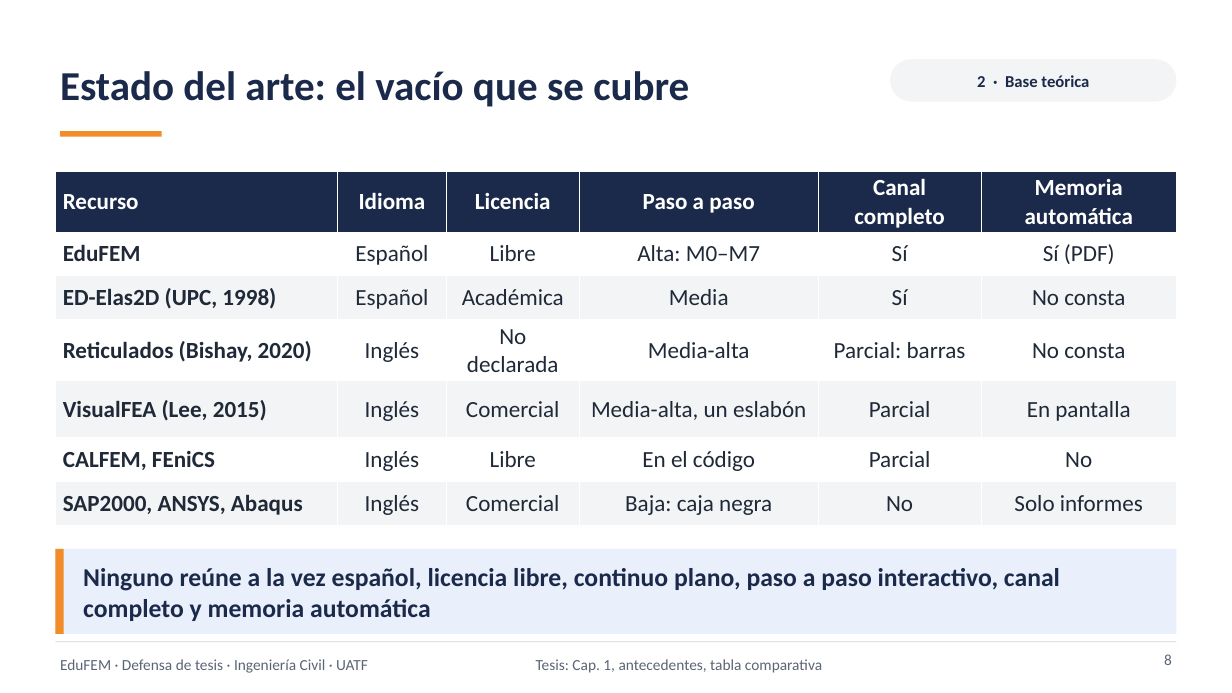
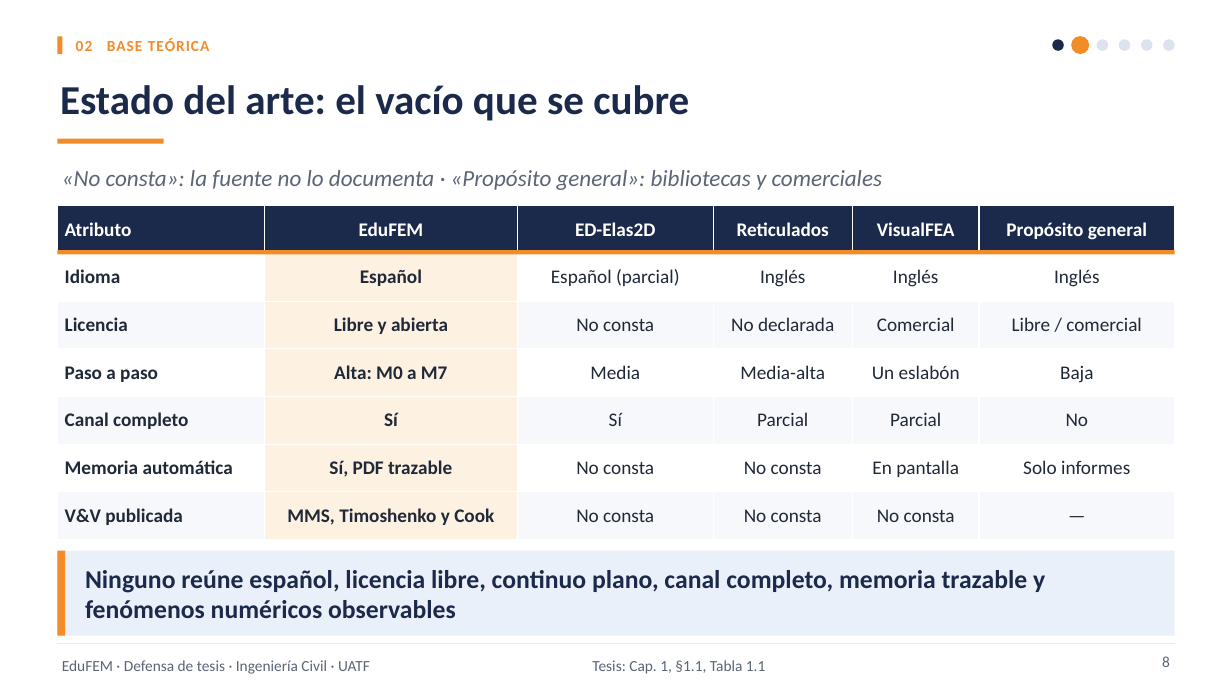
Before and after one commit to Sucullani/SoftwareED, a slide deck: slide 8 of tesis/presentacion/Defensa_EduFEM.pptx. Drawn at 1232x693 pixels with LibreOffice and Linux fonts; fonts in the diff are those of the drawing. Boxes give left, top, right and bottom in pixels: in the first picture for what was removed or moved away, otherwise in the second. Text is boxed around its words. In the diff, an @@ line names an element or a change of style, - is before the commit and + after.

```diff
--- a/tesis/presentacion/Defensa_EduFEM.pptx
+++ b/tesis/presentacion/Defensa_EduFEM.pptx
@@ text "Estado del arte: el vacío ..." moved from (x1=60, y1=71, x2=689, y2=107) to (x1=60, y1=85, x2=689, y2=121) @@
@@ rectangle added at (x1=57, y1=37, x2=63, y2=55), fill #F28C28 @@
@@ text added at (x1=76, y1=38, x2=209, y2=51), 12 pt, text #F28C28, bold @@
+02 BASE TEÓRICA
@@ rounded rectangle removed at (x1=890, y1=59, x2=1177, y2=102) @@
-2 · Base teórica
@@ ellipse added at (x1=1053, y1=39, x2=1064, y2=50), fill #1B2A4A @@
@@ ellipse added at (x1=1071, y1=36, x2=1090, y2=55), fill #F28C28 @@
@@ ellipse added at (x1=1097, y1=39, x2=1108, y2=50), fill #DCE3EE @@
@@ ellipse added at (x1=1119, y1=39, x2=1130, y2=50), fill #DCE3EE @@
@@ ellipse added at (x1=1141, y1=39, x2=1153, y2=50), fill #DCE3EE @@
@@ ellipse added at (x1=1164, y1=39, x2=1175, y2=50), fill #DCE3EE @@
@@ rectangle resized from (x1=60, y1=131, x2=162, y2=137) to (x1=57, y1=139, x2=164, y2=144) @@
@@ text added at (x1=62, y1=170, x2=882, y2=190), 18 pt, text #5B6575, italic @@
+«No consta»: la fuente no lo documenta · «Propósito general»: bibliotecas y comerciales
@@ table at (x1=57, y1=206, x2=1176, y2=540) @@
-row 1: Recurso | Idioma | Licencia | Paso a paso | Canal completo | Memoria automática
+row 1: Atributo | EduFEM | ED-Elas2D | Reticulados | VisualFEA | Propósito general
-row 2: EduFEM | Español | Libre | Alta: M0–M7 | Sí | Sí (PDF)
+row 2: Idioma | Español | Español (parcial) | Inglés | Inglés | Inglés
-row 3: ED-Elas2D (UPC, 1998) | Español | Académica | Media | Sí | No consta
+row 3: Licencia | Libre y abierta | No consta | No declarada | Comercial | Libre / comercial
-row 4: Reticulados (Bishay, 2020) | Inglés | No declarada | Media-alta | Parcial: barras | No consta
+row 4: Paso a paso | Alta: M0 a M7 | Media | Media-alta | Un eslabón | Baja
-row 5: VisualFEA (Lee, 2015) | Inglés | Comercial | Media-alta, un eslabón | Parcial | En pantalla
+row 5: Canal completo | Sí | Sí | Parcial | Parcial | No
-row 6: CALFEM, FEniCS | Inglés | Libre | En el código | Parcial | No
+row 6: Memoria automática | Sí, PDF trazable | No consta | No consta | En pantalla | Solo informes
-row 7: SAP2000, ANSYS, Abaqus | Inglés | Comercial | Baja: caja negra | No | Solo informes
+row 7: V&V publicada | MMS, Timoshenko y Cook | No consta | No consta | No consta | —
@@ fill #FFFFFF to #FDF1E2 in 3 cells @@
@@ fill #F3F4F6 to #F6F8FC in 15 cells @@
@@ fill #F3F4F6 to #FDF1E2 in 3 cells @@
@@ size 18 to 15 pt in "Español", "Media-alta", "Parcial" @@
@@ bold on in "Español" @@
@@ table resized from (x1=55, y1=171, x2=1177, y2=519) to (x1=57, y1=206, x2=1176, y2=540) @@
@@ rectangle added at (x1=57, y1=250, x2=1175, y2=254), fill #F28C28 @@
@@ rectangle at (x1=57, y1=551, x2=1175, y2=636): fill #E9F0FB to #EAF0FA @@
@@ text at (x1=85, y1=570, x2=1045, y2=618): text changed @@
-Ninguno reúne a la vez español, licencia libre, continuo plano, paso a paso interactivo, canal completo y memoria automática
+Ninguno reúne español, licencia libre, continuo plano, canal completo, memoria trazable y fenómenos numéricos observables
@@ rectangle at (x1=57, y1=643, x2=1175, y2=644): fill #D1D5DB to #DCE3EE @@
@@ text at (x1=592, y1=660, x2=765, y2=674): text changed @@
-Tesis: Cap. 1, antecedentes, tabla comparativa
+Tesis: Cap. 1, §1.1, Tabla 1.1
```
Also in this commit, not shown: 37 other slides changed, 1 slide added, 10 other files.
